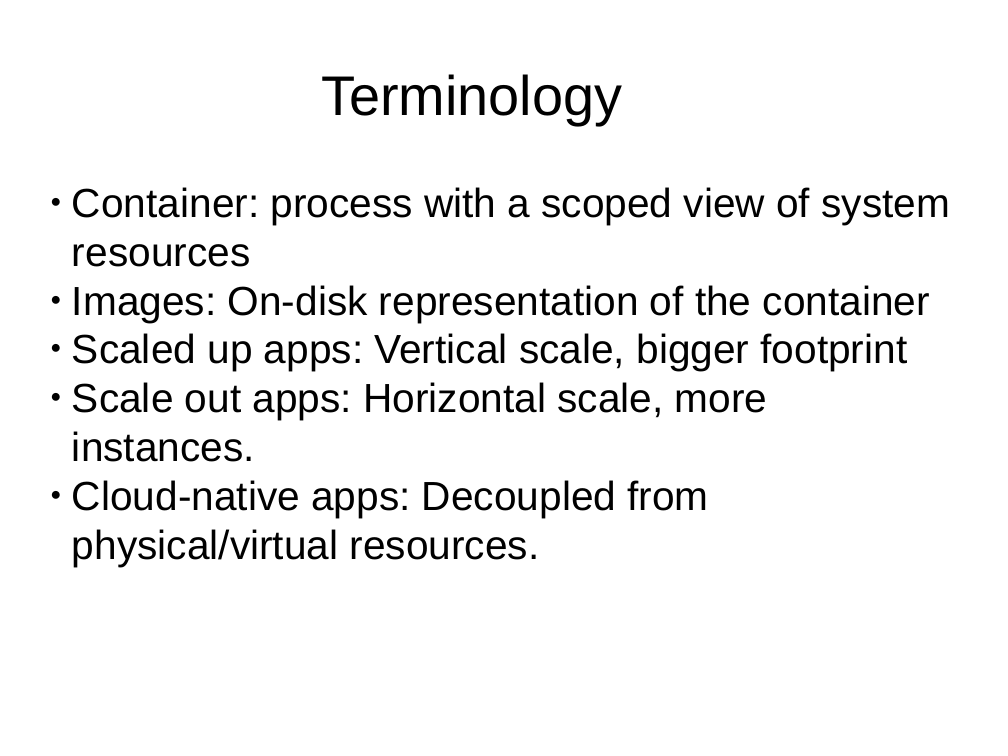
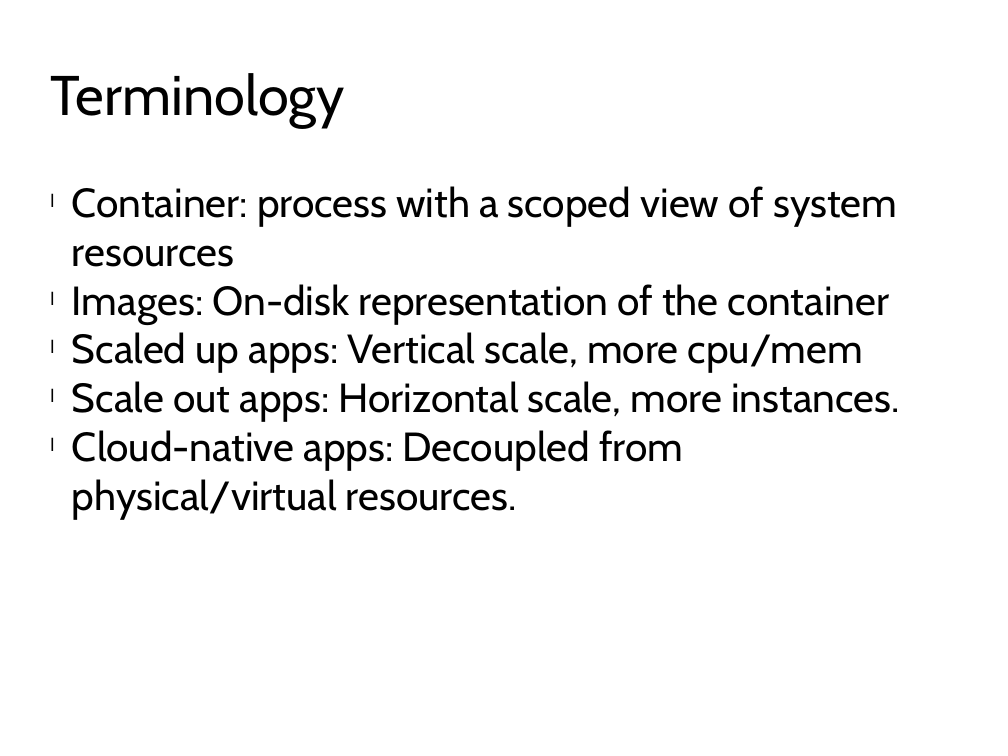
Before and after one commit to CodeChix-OpenSource/DockerIntro, a slide deck: slide 4 of slides/DockerIntro.pptx. Drawn at 1008x756 pixels with LibreOffice and Linux fonts; fonts in the diff are those of the drawing; background and template pictures are left out. Boxes give left, top, right and bottom in pixels: in the first picture for what was removed or moved away, otherwise in the second. Text is boxed around its words. In the diff, an @@ line names an element or a change of style, - is before the commit and + after.

```diff
--- a/slides/DockerIntro.pptx
+++ b/slides/DockerIntro.pptx
@@ text "Terminology" at bbox=[50, 73, 344, 128]: font Arial to Cabin; alignment centre to left @@
@@ text at bbox=[72, 186, 899, 519]: font Arial to Cabin in "Container: process with a scoped view of ...", "Images: On-disk representation of the container", "Scale out apps: Horizontal scale, more instances.", "Cloud-native apps: Decoupled from physical/virtual resources ..."; bullet ● to l @@
@@ text at bbox=[72, 332, 863, 373]: text changed; font Arial to Cabin @@
-● Scaled up apps: Vertical scale, bigger footprint
+l Scaled up apps: Vertical scale, more cpu/mem
```
Also in this commit, not shown: 25 other slides changed.
